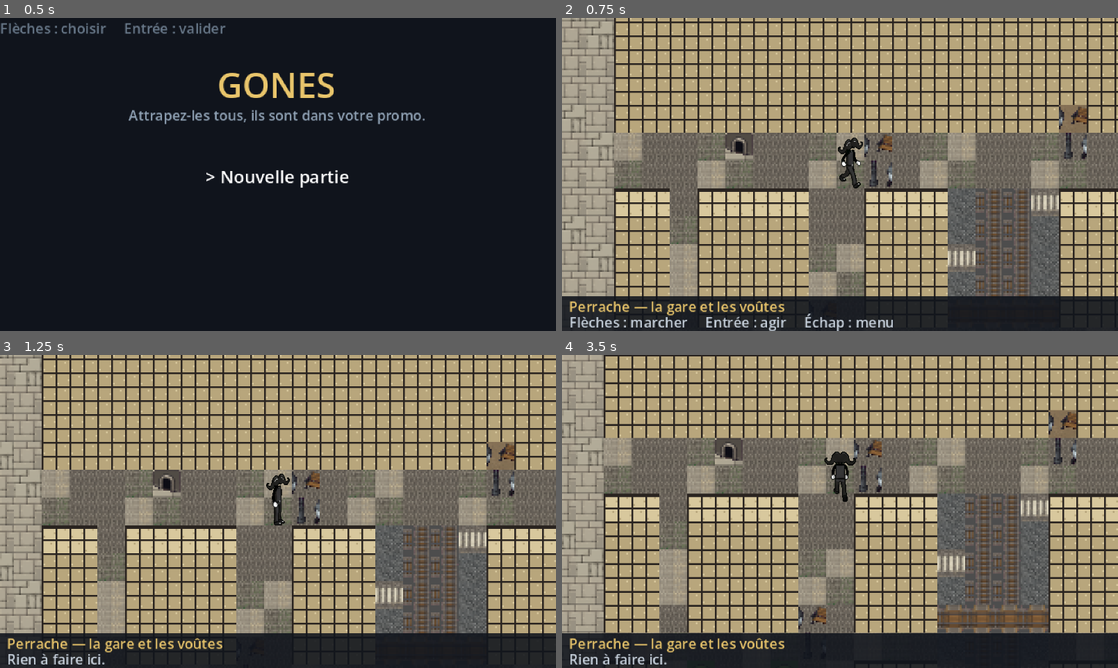
Above: before the commit, frames 1-4 (two rows, left to right).
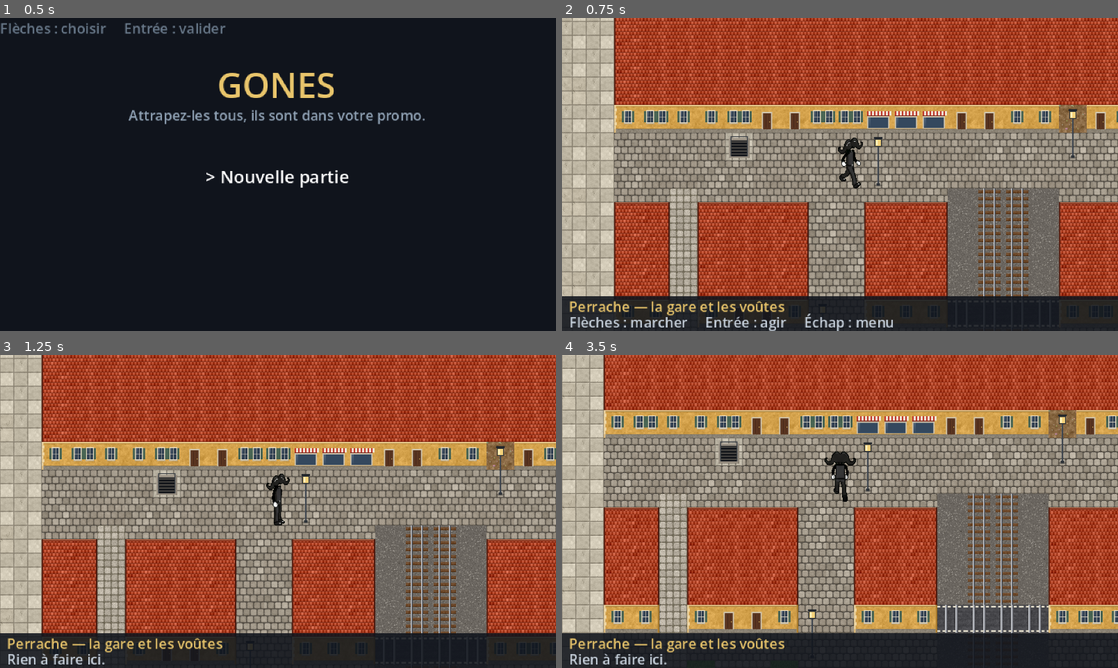
Above: after the commit, the same moments.

Repository: ThibaultGRAND/EEMIDEX
Game: Godot game, scene res://scenes/ui/main_menu.tscn
The game is run twice, just before and just after one commit, with the same random seed, the same clock (stepped at 60 frames per second) and the same inputs.
Inputs:
- Up to frame 1 (0.5 s): no input
- Up to frame 2 (0.75 s): tap Enter (ui_accept) at 0.5 s; hold Right (ui_right) from 0.53 s (still down); tap Tab at 0.6 s
- Up to frame 3 (1.25 s): keep holding Right (ui_right); tap Enter (ui_accept) at 0.77 s
- Up to frame 4 (3.5 s): release Right (ui_right) at 1.28 s; hold Down (ui_down) 1.28-2.03 s; tap Shift at 1.35, 2.85 s; tap Enter (ui_accept) at 1.52, 3.02 s; hold Right (ui_right) 2.03-2.78 s; tap Tab at 2.1 s; hold Up (ui_up) from 2.78 s (still down)

Frame 1 is identical in both runs. In frame 2, 73% of the frame differs, in the area x 0-100%, y 0-94%; in frame 3, 74%; in frame 4, 73%.

Commit message:
Tuiles HD (placeholder) pour la carte : 64x64 affichées en 16
- tools/generer_tuiles_hd.py dessine en code un atlas de 54 tuiles 64x64 :
  pavés lyonnais, quais, eau, herbe, rails, façades ocre à volets, portes,
  vitrines, toits en tuiles, arbres, lampadaires, mobilier, ressources
- world.tscn : couches Sol et Decor sur ce TileSet, à scale 0.25
- zones.gd : nouvelle table caractère -> tuile, bâtiments assemblés selon
  les voisins (façade, toit, bords) ; tools/verifier_plans.py passe
- CLAUDE.MD mis à jour ; les tuiles de l'équipe (lyon.tres) restent

Co-Authored-By: Claude Opus 5.5 <noreply@anthropic.com>

Diff:
--- /dev/null
+++ b/assets/tilesets/placeholder_tuiles_hd.tres
@@ -0,0 +1,89 @@
+[gd_resource type="TileSet" load_steps=3 format=3]
+
+[ext_resource type="Texture2D" path="res://assets/tilesets/placeholder_tuiles_hd.png" id="1_tex"]
+
+[sub_resource type="TileSetAtlasSource" id="TileSetAtlasSource_hd"]
+texture = ExtResource("1_tex")
+texture_region_size = Vector2i(64, 64)
+0:0/0 = 0
+1:0/0 = 0
+2:0/0 = 0
+3:0/0 = 0
+4:0/0 = 0
+5:0/0 = 0
+6:0/0 = 0
+7:0/0 = 0
+0:1/0 = 0
+1:1/0 = 0
+2:1/0 = 0
+3:1/0 = 0
+4:1/0 = 0
+5:1/0 = 0
+6:1/0 = 0
+7:1/0 = 0
+0:2/0 = 0
+1:2/0 = 0
+2:2/0 = 0
+3:2/0 = 0
+4:2/0 = 0
+5:2/0 = 0
+6:2/0 = 0
+7:2/0 = 0
+0:3/0 = 0
+0:3/0/y_sort_origin = 64
+1:3/0 = 0
+1:3/0/y_sort_origin = 64
+2:3/0 = 0
+2:3/0/y_sort_origin = 64
+3:3/0 = 0
+3:3/0/y_sort_origin = 64
+4:3/0 = 0
+4:3/0/y_sort_origin = 64
+5:3/0 = 0
+5:3/0/y_sort_origin = 64
+6:3/0 = 0
+6:3/0/y_sort_origin = 64
+0:4/0 = 0
+0:4/0/y_sort_origin = 64
+1:4/0 = 0
+1:4/0/y_sort_origin = 64
+2:4/0 = 0
+2:4/0/y_sort_origin = 64
+3:4/0 = 0
+3:4/0/y_sort_origin = 128
+4:4/0 = 0
+4:4/0/y_sort_origin = 128
+5:4/0 = 0
+5:4/0/y_sort_origin = 128
+0:5/0 = 0
+0:5/0/y_sort_origin = 64
+1:5/0 = 0
+1:5/0/y_sort_origin = 128
+2:5/0 = 0
+2:5/0/y_sort_origin = 64
+3:5/0 = 0
+3:5/0/y_sort_origin = 64
+4:5/0 = 0
+4:5/0/y_sort_origin = 128
+5:5/0 = 0
+5:5/0/y_sort_origin = 64
+6:5/0 = 0
+6:5/0/y_sort_origin = 64
+7:5/0 = 0
+7:5/0/y_sort_origin = 64
+0:6/0 = 0
+0:6/0/y_sort_origin = 64
+1:6/0 = 0
+1:6/0/y_sort_origin = 64
+2:6/0 = 0
+2:6/0/y_sort_origin = 64
+3:6/0 = 0
+3:6/0/y_sort_origin = 64
+4:6/0 = 0
+4:6/0/y_sort_origin = 64
+5:6/0 = 0
+5:6/0/y_sort_origin = 64
+
+[resource]
+tile_size = Vector2i(64, 64)
+sources/0 = SubResource("TileSetAtlasSource_hd")
--- a/scenes/world/world.gd
+++ b/scenes/world/world.gd
@@ -92,7 +92,10 @@
 			if Zones.SOLS.has(c):
 				_poser(_sol, cellule, Zones.sol_de(c, cellule))
 			if c == "R":
-				_decor.set_cell(cellule, Zones.IMPORT, zone["tuile_ressource"])
+				var tuile: Vector2i = Zones.TUILES_RESSOURCES.get(zone["ressource"], zone["tuile_ressource"])
+				_decor.set_cell(cellule, Zones.TUILES, tuile)
+			elif c == "#":
+				_poser(_decor, cellule, Zones.decor_batiment(zone_id, cellule))
 			elif Zones.DECORS.has(c):
 				_poser(_decor, cellule, Zones.DECORS[c])
 	# Deuxieme passe : la partie haute des volumes deborde sur la case du dessus.
@@ -100,12 +103,15 @@
 		var ligne2: String = plan[y]
 		for x in ligne2.length():
 			var c2: String = ligne2[x]
-			if not Zones.DECORS_HAUT.has(c2) or y == 0:
+			if (not Zones.DECORS_HAUT.has(c2) and c2 != "#") or y == 0:
 				continue
 			var dessus := Vector2i(x, y - 1)
 			if Zones.case_a(zone_id, dessus) == c2:
 				continue          # un autre bloc du meme volume : rien a coiffer
-			_poser(_decor, dessus, Zones.DECORS_HAUT[c2])
+			if c2 == "#":
+				_poser(_decor, dessus, Zones.haut_batiment(zone_id, Vector2i(x, y)))
+			else:
+				_poser(_decor, dessus, Zones.DECORS_HAUT[c2])
 
 # =============================================================================
 # Deplacement
--- a/scenes/world/world.tscn
+++ b/scenes/world/world.tscn
@@ -1,7 +1,7 @@
 [gd_scene load_steps=4 format=3]
 
 [ext_resource type="Script" path="res://scenes/world/world.gd" id="1_world"]
-[ext_resource type="TileSet" path="res://assets/tilesets/lyon.tres" id="2_tileset"]
+[ext_resource type="TileSet" path="res://assets/tilesets/placeholder_tuiles_hd.tres" id="2_tileset"]
 [ext_resource type="PackedScene" path="res://scenes/world/player.tscn" id="3_joueur"]
 
 [node name="World" type="Node2D"]
@@ -10,10 +10,12 @@
 
 [node name="Sol" type="TileMapLayer" parent="."]
 unique_name_in_owner = true
+scale = Vector2(0.25, 0.25)
 tile_set = ExtResource("2_tileset")
 
 [node name="Decor" type="TileMapLayer" parent="."]
 unique_name_in_owner = true
+scale = Vector2(0.25, 0.25)
 y_sort_enabled = true
 tile_set = ExtResource("2_tileset")
 
--- a/scenes/world/zones.gd
+++ b/scenes/world/zones.gd
@@ -34,73 +34,97 @@
 ## de passage sous les voies, de sortie ni de lieu special).
 const SOLS_PNJ := ".,mqhsd"
 
-## Les deux sources du TileSet assets/tilesets/lyon.tres.
-const IMPORT := 0        # les tuiles dessinees par l'equipe
-const PLACEHOLDER := 1   # ce qui manque encore, en attendant
+## Source unique du TileSet assets/tilesets/placeholder_tuiles_hd.tres : tuiles
+## 64x64 dessinees par tools/generer_tuiles_hd.py, affichees a scale 0.25 (16 px dans
+## le monde). Les tuiles de l'equipe (lyon.tres, 16 px) restent dans le depot.
+const TUILES := 0
+## Anciens noms des sources, gardes pour le code qui les cite encore.
+const IMPORT := TUILES
+const PLACEHOLDER := TUILES
 
 ## Sol pose sur la couche du bas : caractere -> [source, case de l'atlas].
 const SOLS := {
-	"#": [IMPORT, Vector2i(4, 0)],      # terre, sous les batiments
-	".": [IMPORT, Vector2i(0, 0)],      # pave lyonnais
-	",": [IMPORT, Vector2i(1, 0)],      # pave use
-	"m": [IMPORT, Vector2i(2, 0)],      # pave avec mousse
-	"q": [IMPORT, Vector2i(3, 0)],      # dalle de quai
-	"d": [IMPORT, Vector2i(4, 0)],      # terre et gravier
-	"h": [IMPORT, Vector2i(5, 0)],      # herbe courte
-	"g": [IMPORT, Vector2i(6, 0)],      # herbe haute : declenche les rencontres
-	"w": [IMPORT, Vector2i(7, 0)],      # eau
-	"s": [IMPORT, Vector2i(6, 1)],      # sable de berge
-	"t": [IMPORT, Vector2i(5, 0)],      # herbe, sous l'arbre
-	"p": [IMPORT, Vector2i(5, 2)],      # planches de ponton
-	"b": [IMPORT, Vector2i(7, 1)],      # ballast, au bord des voies
-	"v": [IMPORT, Vector2i(2, 10)],     # rail et traverses, sur ballast
-	"=": [IMPORT, Vector2i(0, 11)],     # passage a niveau
-	"j": [IMPORT, Vector2i(5, 0)],      # herbe, sous le buisson
-	"L": [IMPORT, Vector2i(0, 0)],      # pave, sous le lampadaire
-	"n": [IMPORT, Vector2i(0, 0)],      # pave, sous le banc
-	"S": [IMPORT, Vector2i(3, 0)],
-	"B": [IMPORT, Vector2i(3, 0)],
-	"M": [IMPORT, Vector2i(3, 0)],
-	"T": [IMPORT, Vector2i(3, 0)],
-	"R": [IMPORT, Vector2i(5, 0)],      # l'objet a ramasser est en decor
-	"X": [IMPORT, Vector2i(3, 0)],
-	"1": [IMPORT, Vector2i(0, 14)],     # marqueur de sortie grave au sol
-	"2": [IMPORT, Vector2i(0, 14)],
-	"3": [IMPORT, Vector2i(0, 14)],
+	"#": [TUILES, Vector2i(0, 1)],      # terre, sous les batiments
+	".": [TUILES, Vector2i(0, 0)],      # pave lyonnais
+	",": [TUILES, Vector2i(3, 0)],      # pave use
+	"m": [TUILES, Vector2i(5, 0)],      # pave avec mousse
+	"q": [TUILES, Vector2i(6, 0)],      # dalle de quai
+	"d": [TUILES, Vector2i(0, 1)],      # terre et gravier
+	"h": [TUILES, Vector2i(2, 1)],      # herbe courte
+	"g": [TUILES, Vector2i(4, 1)],      # herbe haute : declenche les rencontres
+	"w": [TUILES, Vector2i(5, 1)],      # eau
+	"s": [TUILES, Vector2i(0, 2)],      # sable de berge
+	"t": [TUILES, Vector2i(2, 1)],      # herbe, sous l'arbre
+	"p": [TUILES, Vector2i(1, 2)],      # planches de ponton
+	"b": [TUILES, Vector2i(2, 2)],      # ballast, au bord des voies
+	"v": [TUILES, Vector2i(4, 2)],      # rail et traverses, sur ballast
+	"=": [TUILES, Vector2i(5, 2)],      # passage a niveau
+	"j": [TUILES, Vector2i(2, 1)],      # herbe, sous le buisson
+	"L": [TUILES, Vector2i(0, 0)],      # pave, sous le lampadaire
+	"n": [TUILES, Vector2i(0, 0)],      # pave, sous le banc
+	"S": [TUILES, Vector2i(7, 2)],      # dalles de place sous les lieux speciaux
+	"B": [TUILES, Vector2i(7, 2)],
+	"M": [TUILES, Vector2i(7, 2)],
+	"T": [TUILES, Vector2i(7, 2)],
+	"R": [TUILES, Vector2i(2, 1)],      # l'objet a ramasser est en decor
+	"X": [TUILES, Vector2i(7, 2)],
+	"1": [TUILES, Vector2i(6, 2)],      # marqueur de sortie grave au sol
+	"2": [TUILES, Vector2i(6, 2)],
+	"3": [TUILES, Vector2i(6, 2)],
 }
 
 ## Variantes d'un meme sol. Un grand aplat de la meme tuile se voit
 ## immediatement : on en pioche une au hasard, mais toujours la meme pour une
 ## case donnee, sinon le decor scintillerait a chaque repeinte.
 const VARIANTES := {
-	".": [Vector2i(0, 0), Vector2i(0, 0), Vector2i(1, 0), Vector2i(2, 0)],
-	",": [Vector2i(1, 0), Vector2i(1, 0), Vector2i(0, 0), Vector2i(2, 0)],
-	"q": [Vector2i(3, 0), Vector2i(3, 0), Vector2i(3, 0), Vector2i(2, 1)],
-	"d": [Vector2i(4, 0), Vector2i(4, 0), Vector2i(0, 1), Vector2i(1, 1)],
-	"w": [Vector2i(7, 0), Vector2i(0, 2), Vector2i(1, 2), Vector2i(2, 2)],
-	"b": [Vector2i(7, 1), Vector2i(7, 1), Vector2i(3, 1)],
-}
-
-## Volume pose sur la couche du haut, triee en profondeur.
+	".": [Vector2i(0, 0), Vector2i(1, 0), Vector2i(2, 0)],
+	",": [Vector2i(3, 0), Vector2i(4, 0)],
+	"q": [Vector2i(6, 0), Vector2i(6, 0), Vector2i(7, 0)],
+	"d": [Vector2i(0, 1), Vector2i(1, 1)],
+	"h": [Vector2i(2, 1), Vector2i(3, 1)],
+	"t": [Vector2i(2, 1), Vector2i(3, 1)],
+	"j": [Vector2i(2, 1), Vector2i(3, 1)],
+	"w": [Vector2i(5, 1), Vector2i(6, 1), Vector2i(7, 1)],
+	"b": [Vector2i(2, 2), Vector2i(3, 2)],
+}
+
+## Volume pose sur la couche du haut, triee en profondeur. Les batiments ("#")
+## ne sont pas ici : decor_batiment() choisit facade, toit ou bord selon les voisins.
 const DECORS := {
-	"#": [PLACEHOLDER, Vector2i(0, 2)],   # mur : planche 5 a refaire
-	"t": [PLACEHOLDER, Vector2i(5, 2)],   # arbre : planche 9 jamais recue
-	"S": [PLACEHOLDER, Vector2i(6, 3)],   # croix de soin
-	"B": [PLACEHOLDER, Vector2i(5, 3)],   # enseigne de boutique
-	"X": [PLACEHOLDER, Vector2i(7, 3)],   # le gardien de la pointe
-	"M": [IMPORT, Vector2i(7, 13)],       # borne d'entrainement
-	"T": [IMPORT, Vector2i(6, 13)],       # bouche du passage sous les voies
-	"j": [IMPORT, Vector2i(1, 9)],        # buisson rond
-	"L": [IMPORT, Vector2i(5, 11)],       # lampadaire, pied en fonte
-	"n": [IMPORT, Vector2i(7, 11)],       # banc public
+	"t": [TUILES, Vector2i(0, 5)],        # arbre : tronc et bas du feuillage
+	"S": [TUILES, Vector2i(6, 5)],        # panneau de soin
+	"B": [TUILES, Vector2i(7, 5)],        # etal de boutique
+	"X": [TUILES, Vector2i(2, 6)],        # le gardien
+	"M": [TUILES, Vector2i(0, 6)],        # borne d'entrainement
+	"T": [TUILES, Vector2i(1, 6)],        # bouche du passage sous les voies
+	"j": [TUILES, Vector2i(2, 5)],        # buisson rond
+	"L": [TUILES, Vector2i(3, 5)],        # lampadaire, pied en fonte
+	"n": [TUILES, Vector2i(5, 5)],        # banc public
 }
 
 ## Partie haute des volumes qui font deux cases, posee sur la case du dessus.
 const DECORS_HAUT := {
-	"#": [PLACEHOLDER, Vector2i(1, 2)],
-	"t": [PLACEHOLDER, Vector2i(6, 2)],
-	"L": [IMPORT, Vector2i(6, 11)],       # lampadaire, tete et lanterne
-}
+	"t": [TUILES, Vector2i(1, 5)],        # haut du feuillage
+	"L": [TUILES, Vector2i(4, 5)],        # lampadaire, tete et lanterne
+}
+
+## Tuiles des ressources a ramasser, par ressource.
+const TUILES_RESSOURCES := {
+	&"praline": Vector2i(3, 6),
+	&"cocon": Vector2i(4, 6),
+	&"quenelle": Vector2i(5, 6),
+}
+
+## Facades du rang du bas d'un batiment, tirees de facon stable par case.
+const FACADES := [Vector2i(0, 3), Vector2i(0, 3), Vector2i(1, 3), Vector2i(2, 3), Vector2i(3, 3)]
+const FACADE_GAUCHE := Vector2i(4, 3)
+const FACADE_DROITE := Vector2i(5, 3)
+const TOIT := Vector2i(0, 4)
+const TOIT_GAUCHE := Vector2i(1, 4)
+const TOIT_DROITE := Vector2i(2, 4)
+const TOIT_HAUT := Vector2i(3, 4)
+const TOIT_HAUT_GAUCHE := Vector2i(4, 4)
+const TOIT_HAUT_DROITE := Vector2i(5, 4)
 
 const ZONES := {
 	&"perrache": {
@@ -298,6 +322,32 @@
 	var melange := (cellule.x * 73856093) ^ (cellule.y * 19349663)
 	return [SOLS[c][0], choix[absi(melange) % choix.size()]]
 
+## Tuile d'un bloc de batiment : facade s'il n'y a pas de "#" en dessous, toit sinon,
+## avec un bord a gauche ou a droite quand le batiment s'arrete de ce cote.
+static func decor_batiment(id: StringName, cellule: Vector2i) -> Array:
+	var gauche := case_a(id, cellule + Vector2i.LEFT) == "#"
+	var droite := case_a(id, cellule + Vector2i.RIGHT) == "#"
+	if case_a(id, cellule + Vector2i.DOWN) != "#":
+		if not gauche:
+			return [TUILES, FACADE_GAUCHE]
+		if not droite:
+			return [TUILES, FACADE_DROITE]
+		var melange := (cellule.x * 73856093) ^ (cellule.y * 19349663)
+		return [TUILES, FACADES[absi(melange) % FACADES.size()]]
+	if not gauche:
+		return [TUILES, TOIT_GAUCHE]
+	if not droite:
+		return [TUILES, TOIT_DROITE]
+	return [TUILES, TOIT]
+
+## Bord superieur du toit, pose sur la case au-dessus du rang du haut d'un batiment.
+static func haut_batiment(id: StringName, cellule_toit: Vector2i) -> Array:
+	if case_a(id, cellule_toit + Vector2i.LEFT) != "#":
+		return [TUILES, TOIT_HAUT_GAUCHE]
+	if case_a(id, cellule_toit + Vector2i.RIGHT) != "#":
+		return [TUILES, TOIT_HAUT_DROITE]
+	return [TUILES, TOIT_HAUT]
+
 static func zone(id: StringName) -> Dictionary:
 	return ZONES.get(id, ZONES[&"perrache"])
 
Binary file added: assets/tilesets/placeholder_tuiles_hd.png
Not shown, added: assets/tilesets/placeholder_tuiles_hd.png.import
Not shown, changed: CLAUDE.MD
